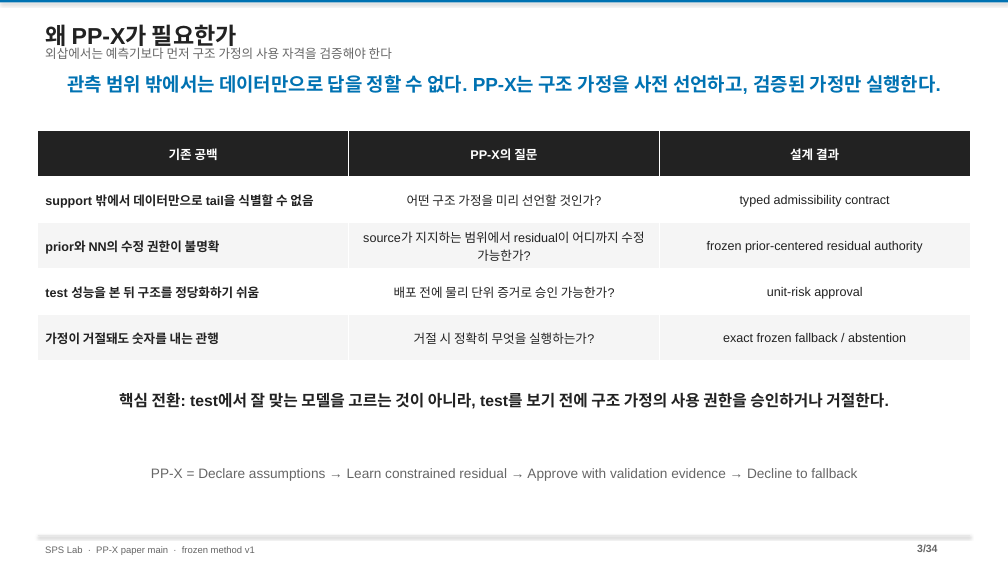
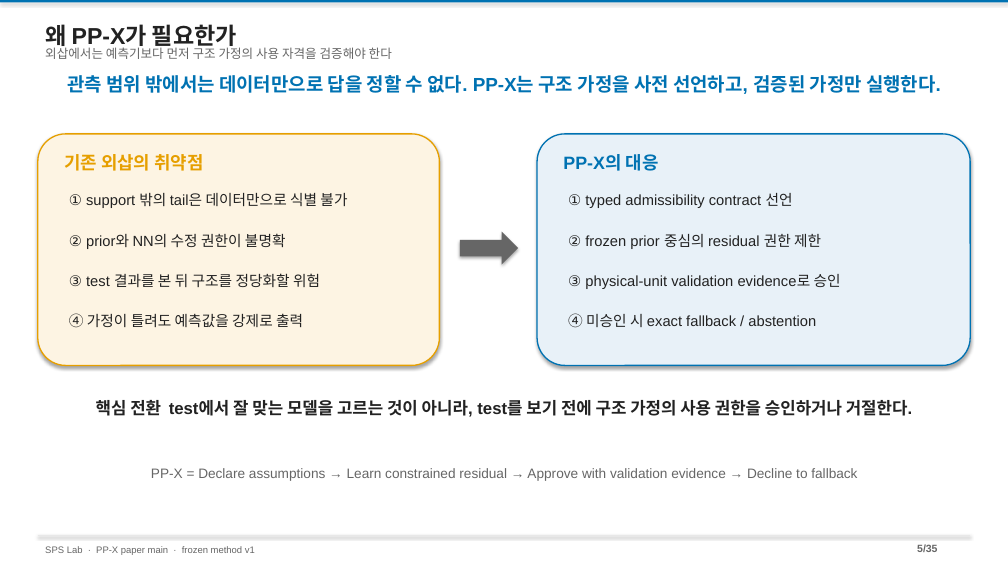
Before and after one commit to amumujs-create/pp_pae_total, a slide deck: slide 5 of output/PP_Research_Detailed_v2.pptx (slide 3 before the commit). Drawn at 1008x567 pixels with LibreOffice and Linux fonts; fonts in the diff are those of the drawing. Boxes give left, top, right and bottom in pixels: in the first picture for what was removed or moved away, otherwise in the second. Text is boxed around its words. In the diff, an @@ line names an element or a change of style, - is before the commit and + after.

```diff
--- a/output/PP_Research_Detailed_v2.pptx
+++ b/output/PP_Research_Detailed_v2.pptx
@@ table removed at (38, 131, 970, 361), 5 rows, 3 columns @@
-기존 공백 | PP-X의 질문 | 설계 결과
-support 밖에서 데이터만으로 tail을 식별할 수 없음 | 어떤 구조 가정을 미리 선언할 것인가? | typed admissibility contract
-prior와 NN의 수정 권한이 불명확 | source가 지지하는 범위에서 residual이 어디까지 수정 가능한가? | frozen prior-centered residual authority
-test 성능을 본 뒤 구조를 정당화하기 쉬움 | 배포 전에 물리 단위 증거로 승인 가능한가? | unit-risk approval
-가정이 거절돼도 숫자를 내는 관행 | 거절 시 정확히 무엇을 실행하는가? | exact frozen fallback / abstention
@@ rounded rectangle added at (38, 134, 439, 365), fill #FDF4E3, outline #E69F00 1.25 pt @@
@@ rounded rectangle added at (537, 134, 970, 365), fill #E8F1F8, outline #0072B2 1.25 pt @@
@@ text added at (64, 154, 203, 171), 17 pt, text #E69F00, bold @@
+기존 외삽의 취약점
@@ text added at (563, 154, 659, 171), 17 pt, text #0072B2, bold @@
+PP-X의 대응
@@ text added at (69, 193, 347, 328), 14 pt, text #222222 @@
+① support 밖의 tail은 데이터만으로 식별 불가
+② prior와 NN의 수정 권한이 불명확
+③ test 결과를 본 뒤 구조를 정당화할 위험
+④ 가정이 틀려도 예측값을 강제로 출력
@@ text added at (568, 193, 841, 328), 14 pt, text #222222 @@
+① typed admissibility contract 선언
+② frozen prior 중심의 residual 권한 제한
+③ physical-unit validation evidence로 승인
+④ 미승인 시 exact fallback / abstention
@@ right arrow added at (460, 231, 518, 265), fill #666666 @@
@@ text at (96, 400, 912, 417): text changed; size 15 to 16 pt @@
-핵심 전환: test에서 잘 맞는 모델을 고르는 것이 아니라, test를 보기 전에 구조 가정의 사용 권한을 승인하거나 거절한다.
+핵심 전환 test에서 잘 맞는 모델을 고르는 것이 아니라, test를 보기 전에 구조 가정의 사용 권한을 승인하거나 거절한다.
@@ text at (917, 544, 937, 552): text changed @@
-3/34
+5/35
```
Also in this commit, not shown: 31 other slides changed, 1 slide added, 5 other files.
